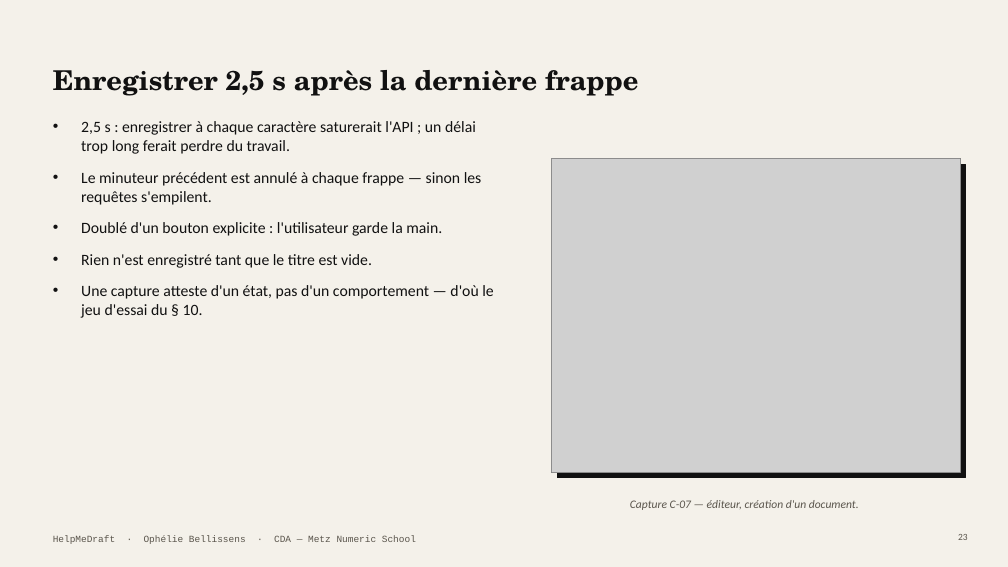
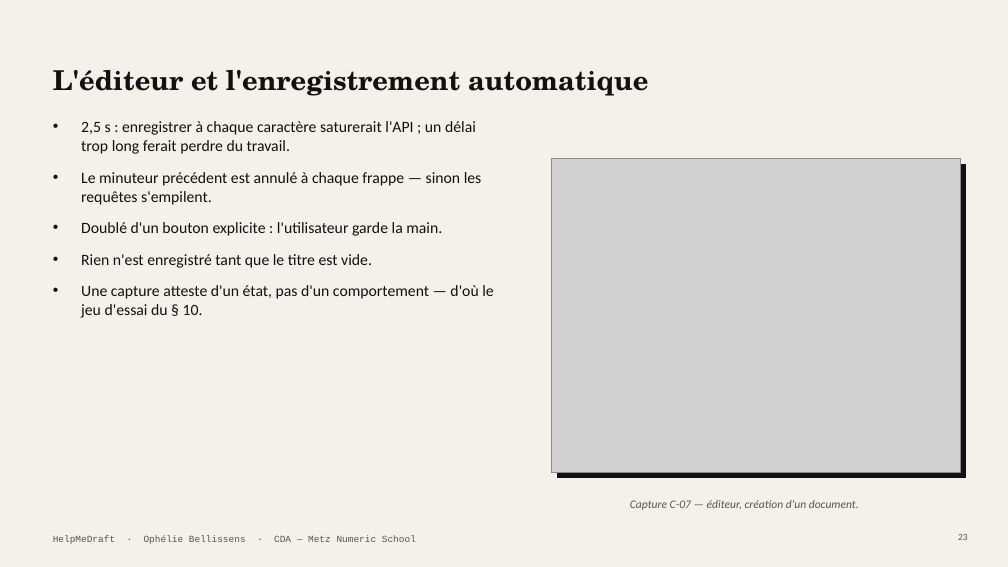
Before and after one commit to Equinoxya/HelpMeDraft---projet-fil-rouge, a slide deck: slide 23 of docs/Soutenance-HelpMeDraft.pptx. Drawn at 1008x567 pixels with LibreOffice and Linux fonts; fonts in the diff are those of the drawing; grey boxes stand for pictures. Boxes give left, top, right and bottom in pixels: in the first picture for what was removed or moved away, otherwise in the second. Text is boxed around its words. In the diff, an @@ line names an element or a change of style, - is before the commit and + after.

```diff
--- a/docs/Soutenance-HelpMeDraft.pptx
+++ b/docs/Soutenance-HelpMeDraft.pptx
@@ title at box(53, 70, 648, 96): text changed @@
-Enregistrer 2,5 s après la dernière frappe
+L'éditeur et l'enregistrement automatique
```
Also in this commit, not shown: 19 other slides changed, 3 other files.
